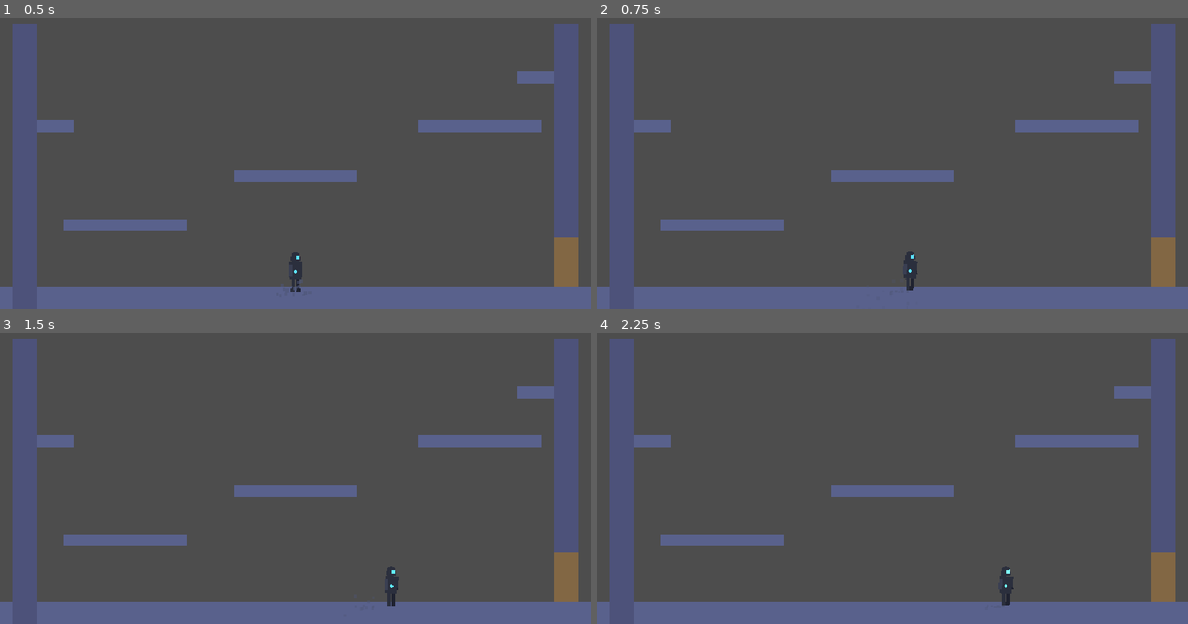
Above: before the commit, frames 1-4 (two rows, left to right).
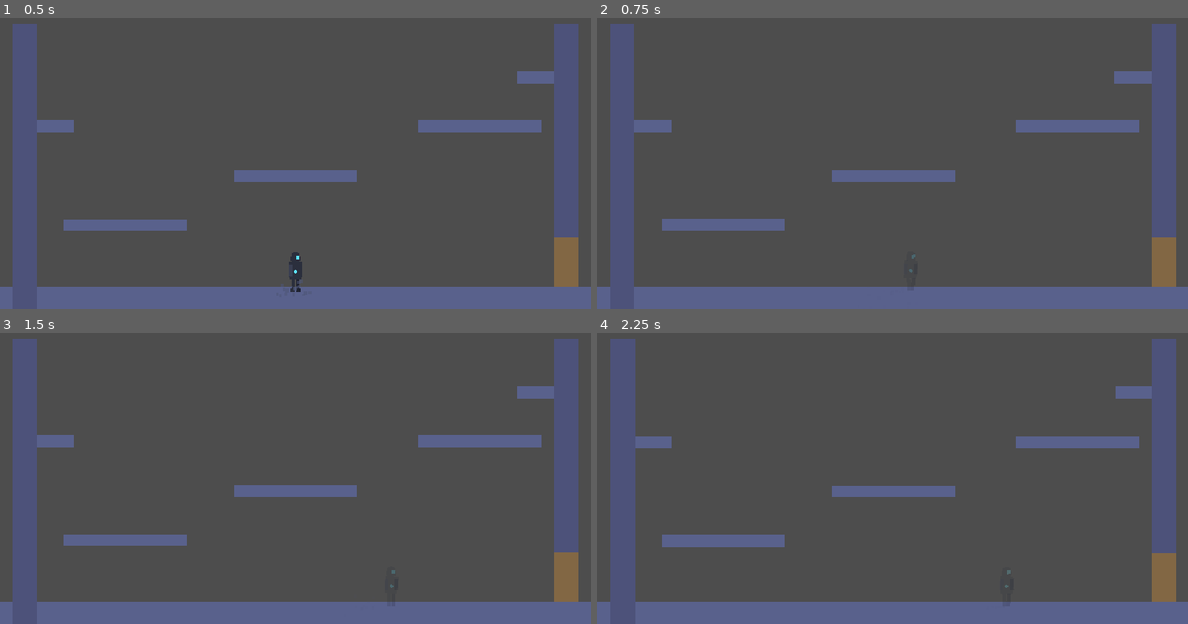
Above: after the commit, the same moments.

Repository: andy-augustine/godot-helloworld
Game: Godot game, scene res://World.tscn
Same seed, same stepped clock (60 frames per second), same inputs: the game is played once before the commit and once after it.
Inputs (mouse positions are in pixels of both pictures, inside the frame that each line leads up to):
- Up to frame 1 (0.5 s): no input
- Up to frame 2 (0.75 s): tap Enter (ui_accept) at 0.5 s; move the mouse to (1022, 125) at 0.52 s; hold D (move_right) from 0.53 s (still down); hold Tab (ui_focus_next) from 0.53 s (still down); click (1022, 125) at 0.67 s
- Up to frame 3 (1.5 s): tap Space (jump) at 0.77 s; release D (move_right) at 1.25 s; release Tab (ui_focus_next) at 1.25 s; drag from (177, 475) to (567, 577) at 1.27 s
- Up to frame 4 (2.25 s): move the mouse to (951, 385) at 2.02 s; hold D (move_right) from 2.03 s (still down); hold Tab (ui_focus_next) from 2.03 s (still down); tap Shift at 2.1 s

Frame 1 is identical in both runs. In frame 2, 0.6% of the frame differs, in the area x 2-98%, y 2-94%; in frame 3, 0.2%; in frame 4, 1.2%.

Commit message:
Phase 1: HUD/health — health state on player.gd
Adds MAX_HEALTH (100), 1.2s i-frames, health_changed/player_died
signals, take_damage() with screen-shake on hit, and a freeze + 0.4s
respawn flow that lands at the current room's "default" spawn point
(Vector2.ZERO fallback → respawn in place). I-frame visibility via
rig.modulate.a flashing in _tick_timers. Tab is wired as a debug
damage trigger — temporary scaffolding until enemies exist.

World.gd tags the current room with the "current_room" group so the
player's _respawn() can find it without a hard sibling reference.

Per plans/hud-health.md Phase 1.

Diff:
--- a/World.gd
+++ b/World.gd
@@ -25,6 +25,7 @@
 
 func _ready() -> void:
 	_current_room = $StartingRoom
+	_current_room.add_to_group("current_room")
 	_connect_room_doors(_current_room)
 	_camera.enter_room(_current_room)
 
@@ -116,6 +117,7 @@
 	_disconnect_room_doors(_current_room)
 	_current_room.queue_free()
 	_current_room = new_room
+	_current_room.add_to_group("current_room")
 	_connect_room_doors(_current_room)
 
 	_camera.follow_player = true
--- a/player/player.gd
+++ b/player/player.gd
@@ -49,6 +49,17 @@
 var _wall_jump_lock_timer: float = 0.0  # brief lock so player can't immediately re-grab
 const WALL_JUMP_LOCK: float = 0.15
 
+# Health
+const MAX_HEALTH: int = 100
+const IFRAMES_DURATION: float = 1.2
+const IFRAME_FLASH_RATE: float = 10.0  # flashes per second
+
+var _health: int = MAX_HEALTH
+var _iframes_timer: float = 0.0
+
+signal health_changed(current: int, maximum: int)
+signal player_died
+
 # ── Animation ──────────────────────────────────────────────────────────────────
 @onready var _anim: AnimationPlayer = $AnimationPlayer
 @onready var _rig: Node2D = $Rig
@@ -111,6 +122,14 @@
 	# Wall-jump direction lock
 	_wall_jump_lock_timer = max(_wall_jump_lock_timer - delta, 0.0)
 
+	# I-frames countdown — flashes the rig at IFRAME_FLASH_RATE while active
+	if _iframes_timer > 0.0:
+		_iframes_timer = max(_iframes_timer - delta, 0.0)
+		var flash: bool = fmod(_iframes_timer, 1.0 / IFRAME_FLASH_RATE) < (0.5 / IFRAME_FLASH_RATE)
+		_rig.modulate.a = 0.2 if flash else 1.0
+	else:
+		_rig.modulate.a = 1.0
+
 
 # ── Jump logic ─────────────────────────────────────────────────────────────────
 func _handle_jump(_delta: float) -> void:
@@ -334,3 +353,48 @@
 	var tween := create_tween()
 	tween.tween_property(_wall_slide_audio, "volume_db", -40.0, 0.1)
 	tween.tween_callback(_wall_slide_audio.stop)
+
+
+# ── Health ─────────────────────────────────────────────────────────────────────
+func take_damage(amount: int) -> void:
+	if _iframes_timer > 0.0:
+		return
+	_health = max(_health - amount, 0)
+	_iframes_timer = IFRAMES_DURATION
+	health_changed.emit(_health, MAX_HEALTH)
+	var cam: Node = get_tree().get_first_node_in_group("camera")
+	if cam and cam.has_method("add_shake"):
+		cam.add_shake(4.0)
+	if _health == 0:
+		player_died.emit()
+		_handle_death()
+
+
+func _handle_death() -> void:
+	set_physics_process(false)
+	velocity = Vector2.ZERO
+	await get_tree().create_timer(0.4).timeout
+	_respawn()
+
+
+func _respawn() -> void:
+	# Per Room.gd: get_spawn returns a local-space Vector2 (or Vector2.ZERO if
+	# the named spawn isn't defined). Convert to world via room.to_global.
+	# Fall back to in-place if no current room or no default spawn.
+	var room: Node = get_tree().get_first_node_in_group("current_room")
+	if room and room.has_method("get_spawn"):
+		var local_pos: Vector2 = room.get_spawn("default")
+		if local_pos != Vector2.ZERO and room is Node2D:
+			global_position = (room as Node2D).to_global(local_pos)
+	_health = MAX_HEALTH
+	_iframes_timer = 0.0
+	_rig.modulate.a = 1.0
+	health_changed.emit(_health, MAX_HEALTH)
+	set_physics_process(true)
+
+
+# Debug: Tab deals 20 damage so we can verify the health pipeline before
+# enemies exist. Remove this when enemies start calling take_damage().
+func _input(event: InputEvent) -> void:
+	if OS.is_debug_build() and event.is_action_pressed("ui_focus_next"):
+		take_damage(20)
